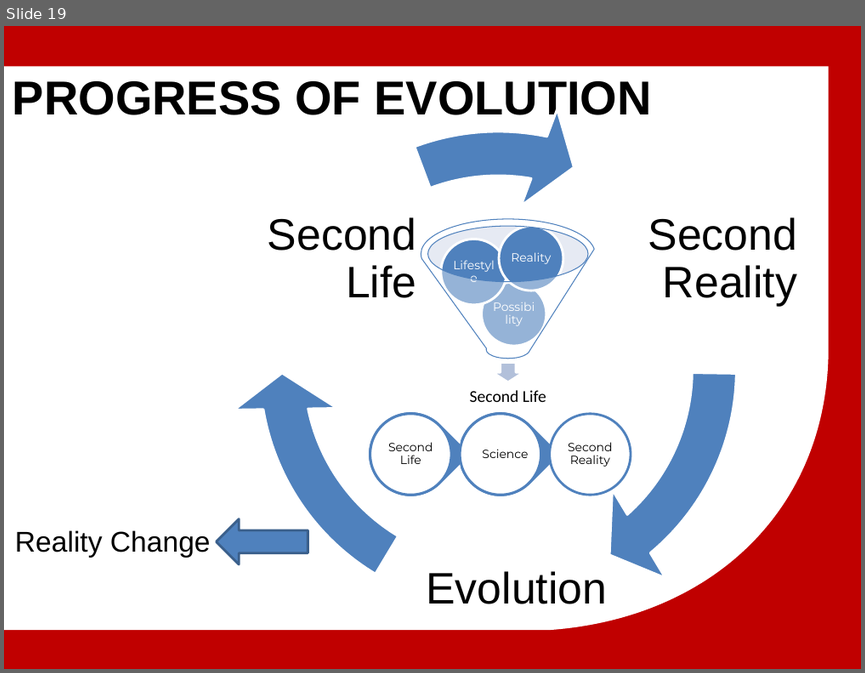
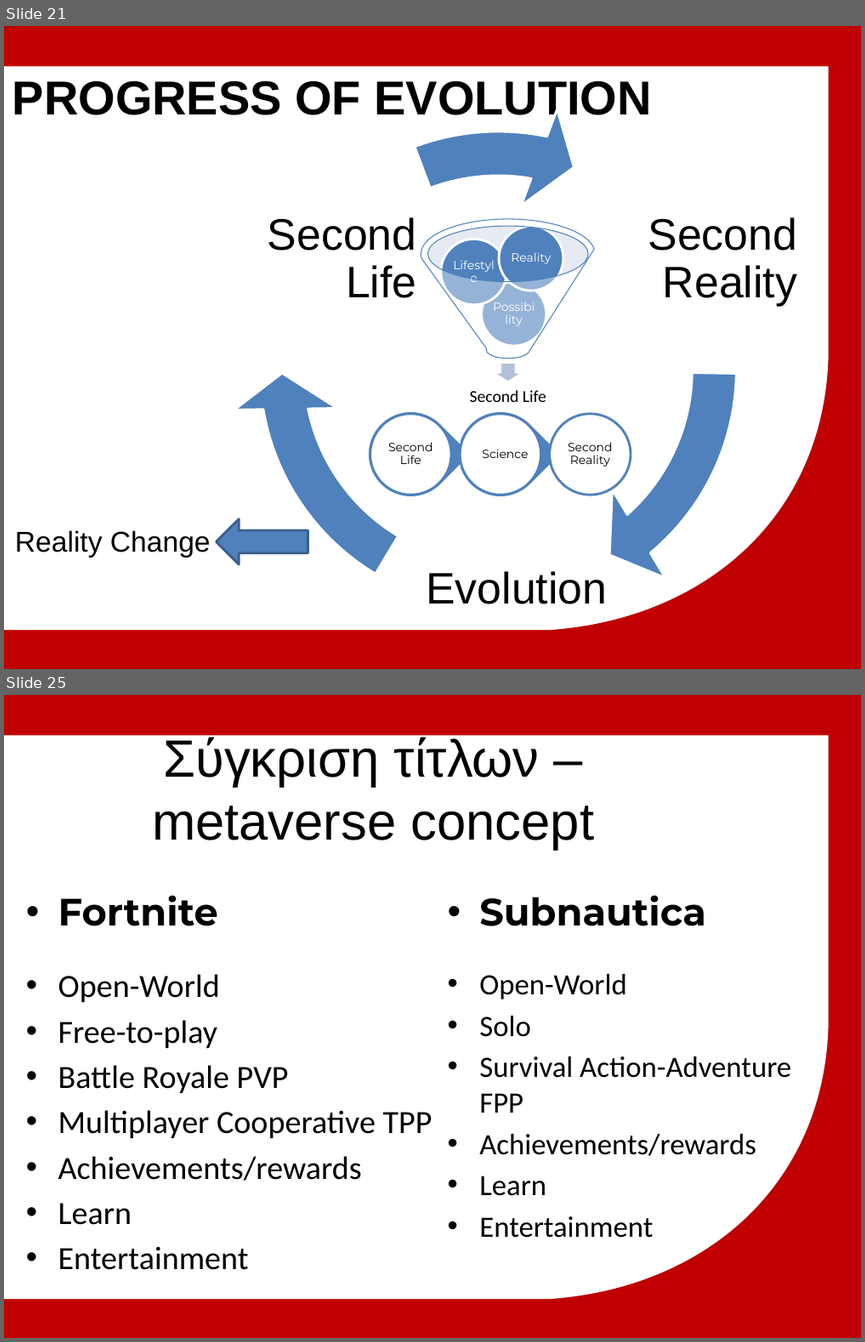
Before and after one commit to michailmarkou1995/BSc-Computer-Science-Projects, a slide deck: MENTAL WEALTH PROFESSIONAL LIFE 3 (PROJECT) (CN6000)/Research_Thesis_Main/Μητροπολιτικό Κολλέγιο_ΣΕΚΦ[Μιχαηλ Μαρκου] Advanced multiplayer game mechanics.pptx. Shown one above the other, each under a label of ours: slide 19 before the commit, slides 21 and 25 after it; the slides between them are not shown. The pictures are 865x673 and 865x1342 pixels, drawn with LibreOffice and Linux fonts; fonts in the diff are those of the drawing; background and template pictures are left out. Boxes give left, top, right and bottom in pixels: in the first picture for what was removed or moved away, otherwise in the second. Text is boxed around its words. In the diff, an @@ line names an element or a change of style, - is before the commit and + after.

```diff
--- a/MENTAL WEALTH PROFESSIONAL LIFE 3 (PROJECT) (CN6000)/Research_Thesis_Main/Μητροπολιτικό Κολλέγιο_ΣΕΚΦ[Μιχαηλ Μαρκου] Advanced multiplayer game mechanics.pptx
+++ b/MENTAL WEALTH PROFESSIONAL LIFE 3 (PROJECT) (CN6000)/Research_Thesis_Main/Μητροπολιτικό Κολλέγιο_ΣΕΚΦ[Μιχαηλ Μαρκου] Advanced multiplayer game mechanics.pptx
@@ slide 25 added at (4, 695, 861, 1338), background #C00000; not listed: 1 template element that a slide beside it also shows @@
@@ title added at (152, 735, 595, 850), 44 pt, text #000000 @@
+Σύγκριση τίτλων – metaverse concept
@@ text added at (58, 895, 218, 926), 32 pt, text #000000, bold @@
+• Fortnite
@@ text added at (479, 895, 706, 926), 32 pt, text #000000, bold @@
+• Subnautica
@@ text added at (58, 974, 432, 1270), 27.2 pt, text #000000 @@
+• Open-World
+• Free-to-play
+• Battle Royale PVP
+• Multiplayer Cooperative TPP
+• Achievements/rewards
+• Learn
+• Entertainment
@@ text added at (479, 974, 791, 1196), 24.8 pt, text #000000 @@
+• Open-World
+• Solo
+• Survival Action-Adventure FPP
+• Achievements/rewards
+• Learn
+• Entertainment
@@ what was slide 19 is now slide 21 @@
```
Also in this commit, not shown: 3 slides changed, 10 other slides added, 2 slides removed.
